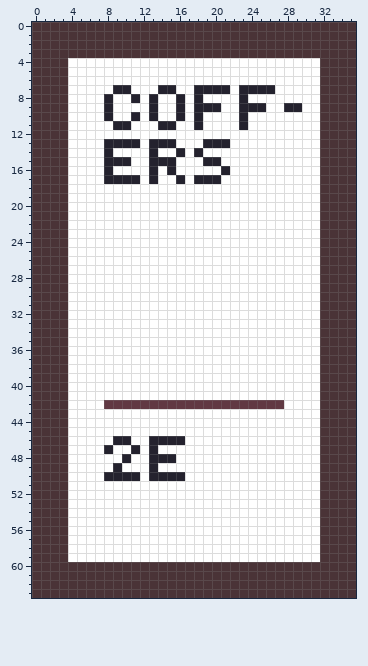
Two states of a pixel-art sprite, core/assets/CoffersCard.png. The picture above was drawn from the file before the commit.
The file is 36x64 pixels.
New version:
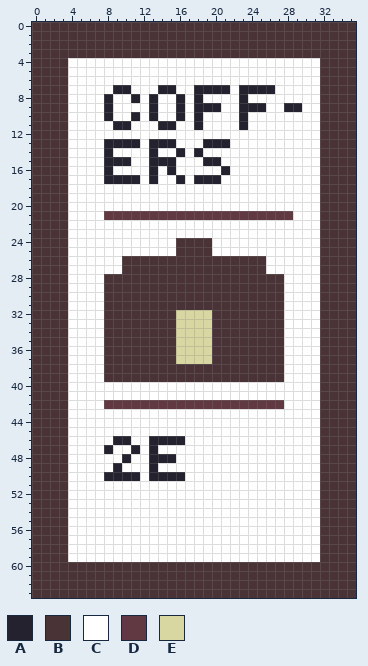
Palette (. is transparent): A #24222e  B #4a3337  C #ffffff  D #613943  E #d9d7a1
The exact change:
{"y":21,"x":8,"old":"CCCCCCCCCCCCCCCCCCCCC","new":"DDDDDDDDDDDDDDDDDDDDD"}
{"y":24,"x":16,"old":"CCCC","new":"BBBB"}
{"y":25,"x":16,"old":"CCCC","new":"BBBB"}
{"y":26,"x":10,"old":"CCCCCCCCCCCCCCCC","new":"BBBBBBBBBBBBBBBB"}
{"y":27,"x":10,"old":"CCCCCCCCCCCCCCCC","new":"BBBBBBBBBBBBBBBB"}
{"y":28,"x":8,"old":"CCCCCCCCCCCCCCCCCCCC","new":"BBBBBBBBBBBBBBBBBBBB"}
{"y":29,"x":8,"old":"CCCCCCCCCCCCCCCCCCCC","new":"BBBBBBBBBBBBBBBBBBBB"}
{"y":30,"x":8,"old":"CCCCCCCCCCCCCCCCCCCC","new":"BBBBBBBBBBBBBBBBBBBB"}
{"y":31,"x":8,"old":"CCCCCCCCCCCCCCCCCCCC","new":"BBBBBBBBBBBBBBBBBBBB"}
{"y":32,"x":8,"old":"CCCCCCCCCCCCCCCCCCCC","new":"BBBBBBBBEEEEBBBBBBBB"}
{"y":33,"x":8,"old":"CCCCCCCCCCCCCCCCCCCC","new":"BBBBBBBBEEEEBBBBBBBB"}
{"y":34,"x":8,"old":"CCCCCCCCCCCCCCCCCCCC","new":"BBBBBBBBEEEEBBBBBBBB"}
{"y":35,"x":8,"old":"CCCCCCCCCCCCCCCCCCCC","new":"BBBBBBBBEEEEBBBBBBBB"}
{"y":36,"x":8,"old":"CCCCCCCCCCCCCCCCCCCC","new":"BBBBBBBBEEEEBBBBBBBB"}
{"y":37,"x":8,"old":"CCCCCCCCCCCCCCCCCCCC","new":"BBBBBBBBEEEEBBBBBBBB"}
{"y":38,"x":8,"old":"CCCCCCCCCCCCCCCCCCCC","new":"BBBBBBBBBBBBBBBBBBBB"}
{"y":39,"x":8,"old":"CCCCCCCCCCCCCCCCCCCC","new":"BBBBBBBBBBBBBBBBBBBB"}
{"label":"changed","picture_box":[104,211,293,382]}
